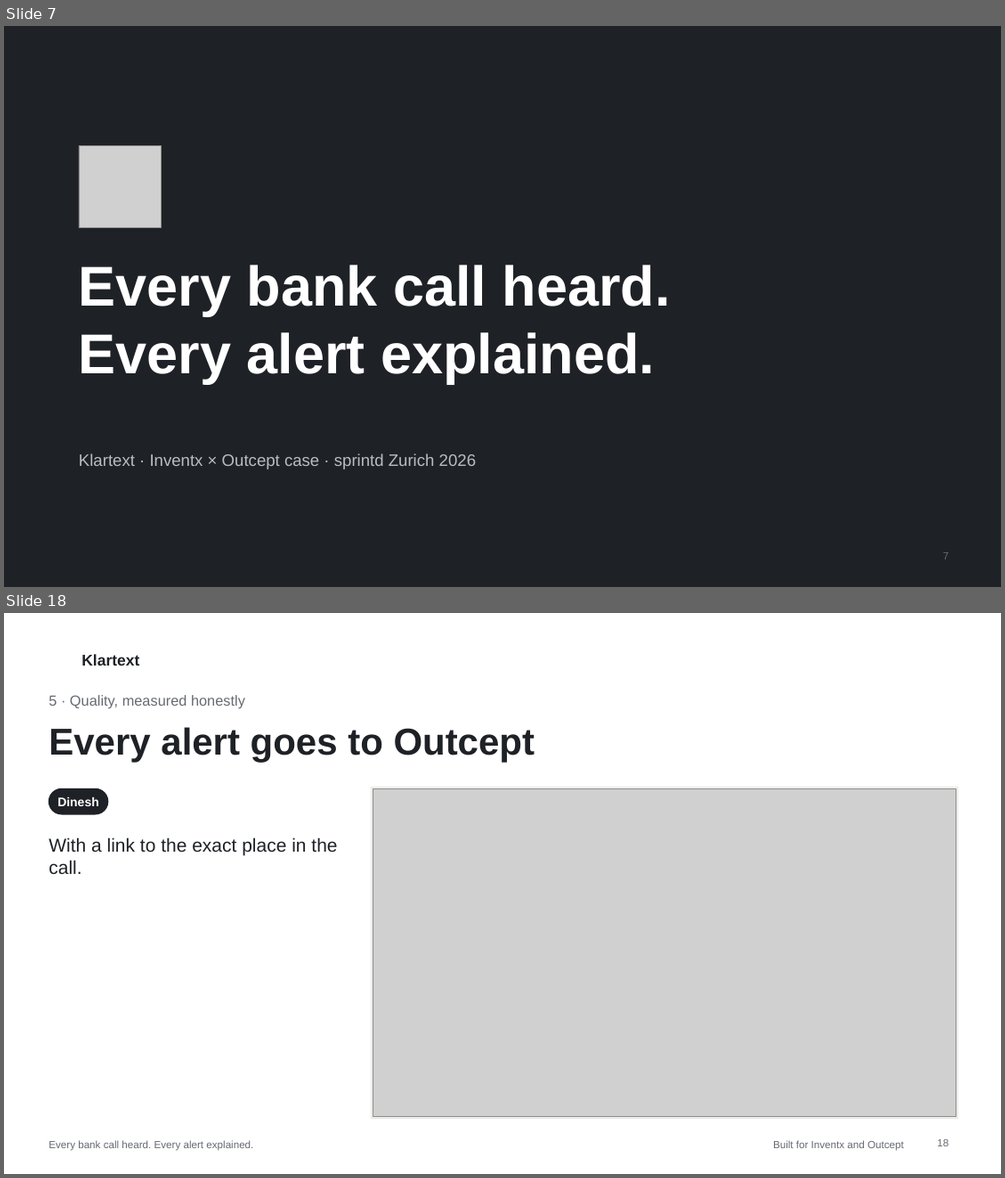
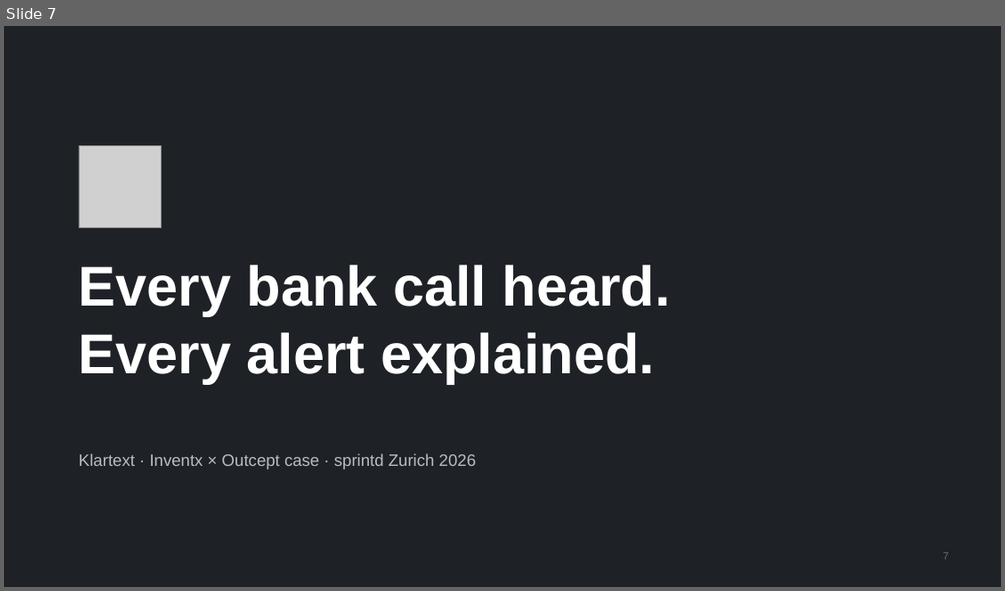
Before and after one commit to arit18s/Klartext, a slide deck: docs/pitch/klartext-pitch.pptx. Shown one above the other, each under a label of ours: slides 7 and 18 before the commit, slide 7 after it; the slides between them are not shown. The pictures are 1005x1178 and 1005x591 pixels, drawn with LibreOffice and Linux fonts; fonts in the diff are those of the drawing; grey boxes stand for pictures; background and template pictures are left out. Boxes give left, top, right and bottom in pixels: in the first picture for what was removed or moved away, otherwise in the second. Text is boxed around its words. In the diff, an @@ line names an element or a change of style, - is before the commit and + after.

```diff
--- a/docs/pitch/klartext-pitch.pptx
+++ b/docs/pitch/klartext-pitch.pptx
@@ slide 18 removed at (4,613,1001,1174), background #FFFFFF @@
@@ text removed at (81,654,139,666) @@
-Klartext
@@ text removed at (48,695,245,709) @@
-5 · Quality, measured honestly
@@ title removed at (48,727,535,763) @@
-Every alert goes to Outcept
@@ rounded rectangle removed at (48,788,108,814) @@
@@ text removed at (57,797,99,806) @@
-Dinesh
@@ rectangle removed at (372,787,957,1119) @@
@@ picture removed at (372,788,956,1117) @@
@@ text removed at (48,837,337,874) @@
-With a link to the exact place in the call.
@@ text removed at (48,1140,253,1150) @@
-Every bank call heard. Every alert explained.
@@ text removed at (773,1140,904,1150) @@
-Built for Inventx and Outcept
@@ page number removed at (937,1139,948,1146) @@
-18
```
Also in this commit, not shown: 10 other slides removed, 1 other file.
